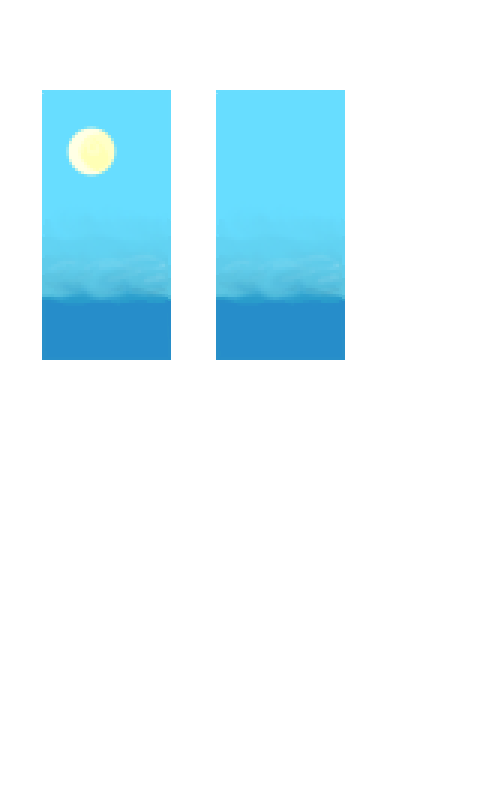
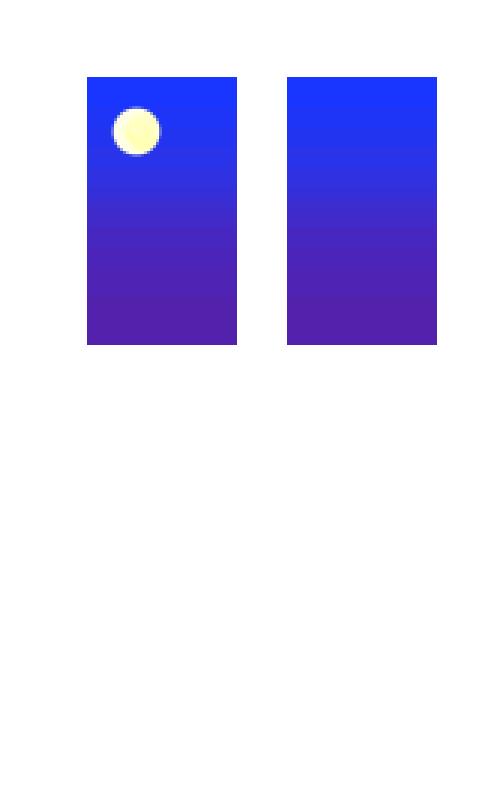
The second 500 × 800 image is a revision of the first. Changes to its layers:
moved "Layer 10" above "Layer 15 copy", painted on it over [left=42, top=90, right=171, bottom=360]
added layer "Layer 15 copy" above "Layer 13 copy" over [left=287, top=107, right=437, bottom=345]
added layer "Layer 13 copy" above "Layer 15" over [left=287, top=77, right=437, bottom=345]
added layer "Layer 15" above "Layer 13" over [left=87, top=107, right=237, bottom=345]
added layer "Layer 13" above "Layer 14" over [left=87, top=77, right=237, bottom=345]
hid "Layer 10 copy" over [left=216, top=90, right=345, bottom=360]
hid "Layer 11 copy 2" over [left=216, top=252, right=345, bottom=303]
hid "Layer 9 copy 2" over [left=216, top=90, right=345, bottom=360]
hid "Layer 11" over [left=42, top=252, right=171, bottom=303]
hid "Layer 9" over [left=42, top=90, right=171, bottom=360]
